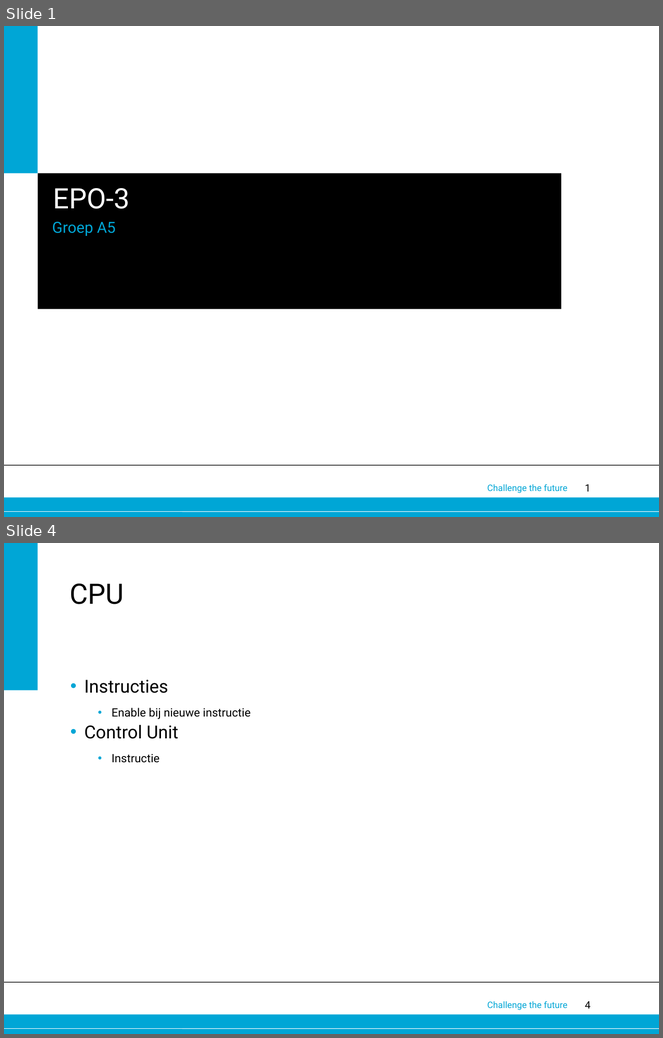
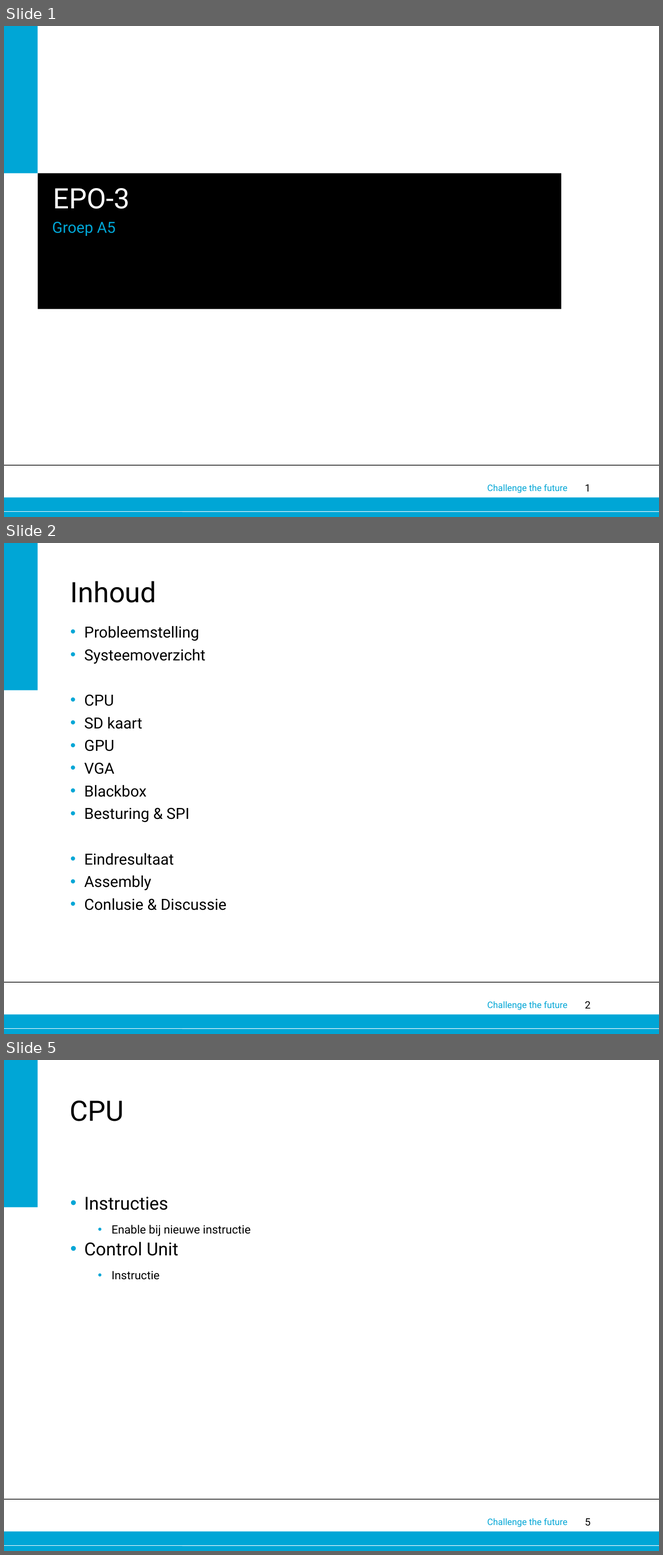
Before and after one commit to 0v3rf10w/epo3a5, a slide deck: Eindpresentatie.pptx. Shown one above the other, each under a label of ours: slides 1 and 4 before the commit, slides 1, 2 and 5 after it; the slides between them are not shown. The pictures are 663x1038 and 663x1555 pixels, drawn with LibreOffice and Linux fonts; fonts in the diff are those of the drawing; background and template pictures are left out. Boxes give left, top, right and bottom in pixels: in the first picture for what was removed or moved away, otherwise in the second. Text is boxed around its words. In the diff, an @@ line names an element or a change of style, - is before the commit and + after.

```diff
--- a/Eindpresentatie.pptx
+++ b/Eindpresentatie.pptx
@@ slide 2 added at [4, 543, 659, 1034], background #FFFFFF; not listed: 6 template elements that a slide beside it also shows @@
@@ title added at [71, 581, 156, 603], 44 pt, text #000000 @@
+Inhoud
@@ text added at [84, 626, 227, 911], 24 pt, text #000000 @@
+• Probleemstelling
+• Systeemoverzicht
+• CPU
+• SD kaart
+• GPU
+• VGA
+• Blackbox
+• Besturing & SPI
+• Eindresultaat
+• Assembly
+• Conlusie & Discussie
@@ what was slide 4 is now slide 5 @@
@@ page number at [585, 1519, 591, 1526]: text changed @@
-4
+5
```
Also in this commit, not shown: 8 other slides added, 2 slides removed, 1 other file.
